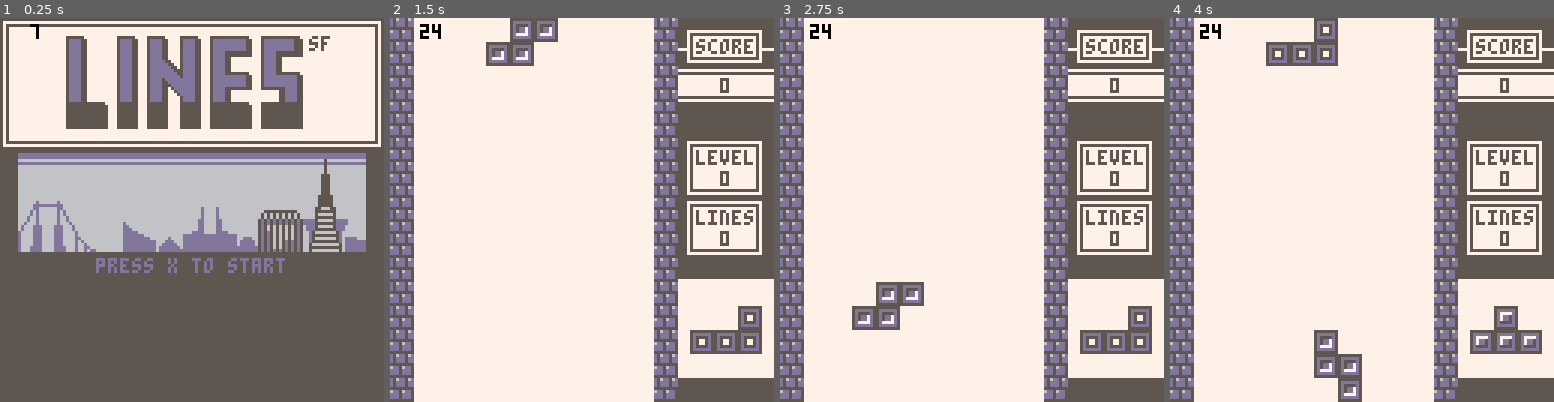
Above: before the commit, frames 1-4 (left to right).
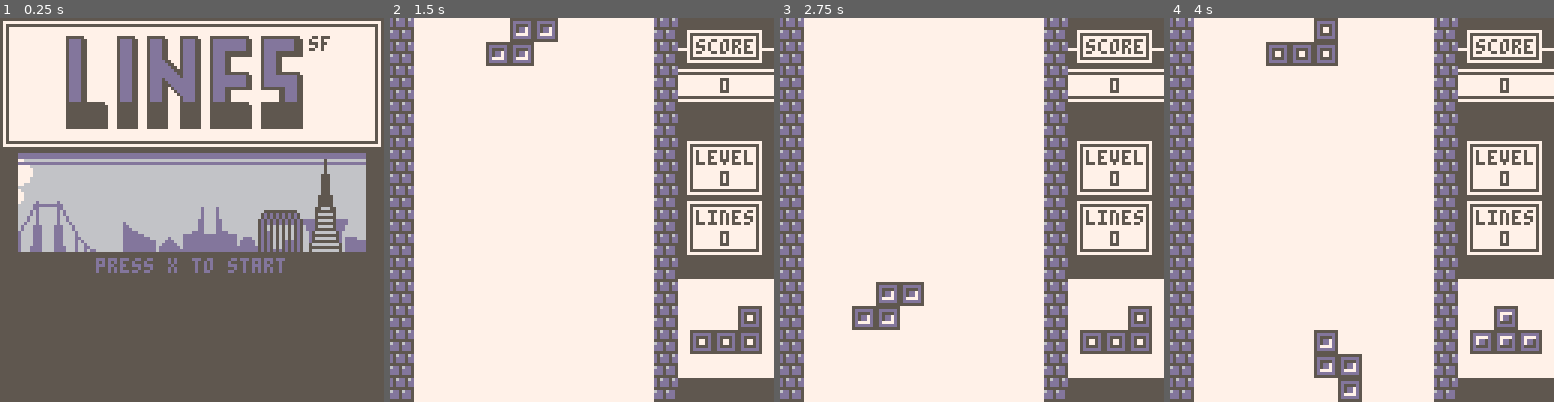
Above: after the commit, the same moments.

Repository: isacben/lines
Game: PICO-8 cartridge tetris.p8
Same seed, same stepped clock (60 frames per second), same inputs: the game is played once before the commit and once after it.
Inputs:
- Up to frame 1 (0.25 s): no input
- Up to frame 2 (1.5 s): tap X (X key) at 1.07 s
- Up to frame 3 (2.75 s): hold Left 1.97-2.37 s; tap X (X key) at 2.07, 2.4, 2.73 s; hold Down from 2.42 s (still down)
- Up to frame 4 (4 s): release Down at 2.82 s; hold Right 2.87-3.53 s; tap X (X key) at 3.07, 3.4, 3.73 s; hold Up from 3.58 s (still down)

The runs differ from the first frame. In frame 1, 0.4% of the frame differs, in the area x 4-78%, y 1-53%; in frame 2, 0.1%; in frame 3, 0.1%; in frame 4, 0.1%.

Commit message:
Implemented fog

Diff:
--- a/tetris.p8
+++ b/tetris.p8
@@ -116,11 +116,13 @@
 end
 
 function fog()
-	if t%20<12 then
+	local ra=flr(rnd(4)+1)
+	if t%20<4 then
 		local cir={}
-		cir.y=flr(rnd(27)+49)
-		cir.x=flr(rnd(20)+125)
-		cir.r=flr(rnd(3))+2
+		cir.y=flr(rnd(18)+51)
+		cir.x=-flr(rnd(5)-3)
+		cir.r=flr(rnd(4))+2
+		cir.spd=flr(rnd(2))+1
 		add(fog_circles,cir)
 	end
 end
@@ -473,7 +475,7 @@
 	--start screen
 	if state=="start" then
 		fog()
-		if t%3==0 then
+		if t%6==0 then
 			move_fog()
 		end
 
@@ -491,14 +493,12 @@
 
 function move_fog()
 	for cir in all(fog_circles) do
-		cir.x-=1
-
-		if cir.x+cir.r<0 then
+		cir.x+=cir.spd
+
+		if cir.x-cir.r>120 then
 			del(fog_circles,cir)
 		end
 	end
-
-	debug=#fog_circles
 end
 -->8
 --arrays
@@ -722,8 +722,8 @@
 00000dddddddddd00000000000000000000000000000000000000000000000000000000000000000000000000000000000005555500000000000000000000000
 00000dd000000dd0000000000000000000000000000000000000000000000d0000d0000000000000000000000000000000055666550000000000000000000000
 0000d0d000000d0d000000000000000000000000000000000000000000000d0000d0000000000000005555555555500000055555550000000000000000000000
-0000d0d000000d0d000000000000000000000000000000000000000000000d0000d0000000000000056565656565650000056666650000000000000000000000
-000d00d000000d00d00000000000000000000000000000000000000000000d0000d0000000000000056565656565650000055555550000000000000000000000
+0000d0d000000d0d000000000000000000000000000000000000000000000d0000d000000000000005d5d5d5d5d5d50000056666650000000000000000000000
+000d00d000000d00d00000000000000000000000000000000000000000000d0000d000000000000005d5d5d5d5d5d50000055555550000000000000000000000
 000d00d000000d00d0000000000000000000000000000000000000000000dd0000dd0000000000005d5d5d5d5d5d5d5dddd5666665dddd000000000000000000
 00d000d000000d000d00000000000000000d000000000000000000000000dd0000dd0000000000005d5d5d5d5d5d5d5dddd5555555dddd000000000000000000
 0d000ddd0000ddd000d0000000000000000dd00000000000000000000000dd0000dd0000000000005d56565656565d50ddd5666665ddd0000000000000000000
